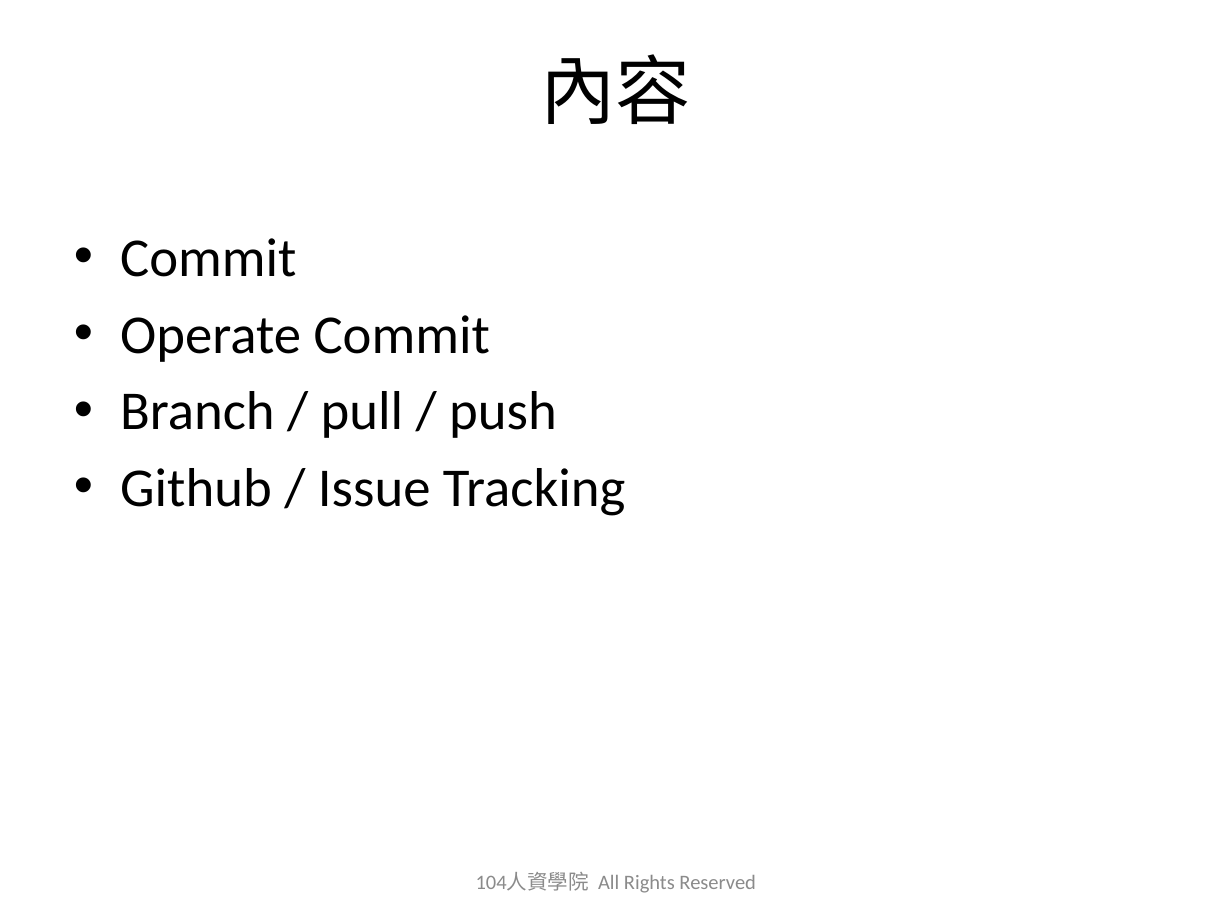
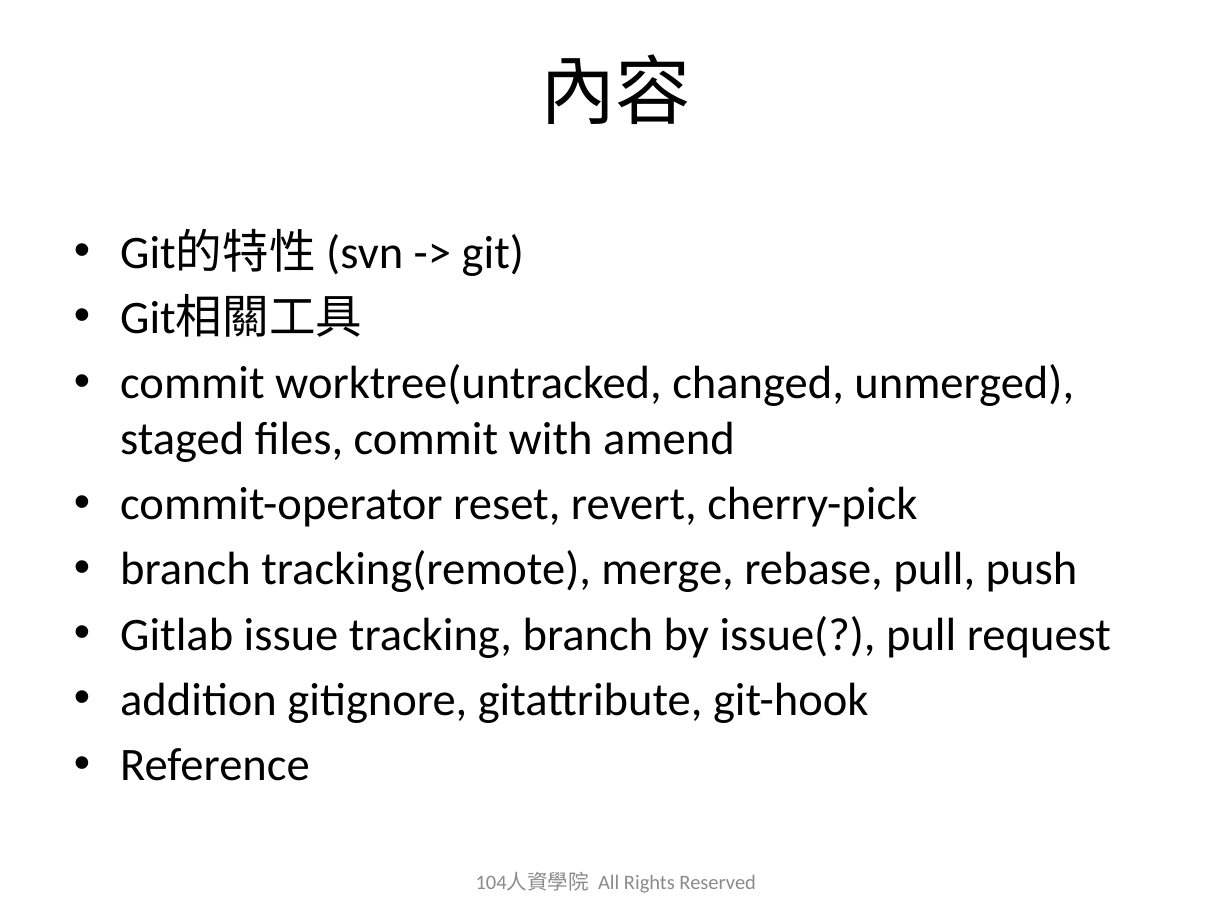
Before and after one commit to austinwang104/playGit, a slide deck: slide 2 of 2019_0627_Git_Share_HA.pptx. Drawn at 1232x924 pixels with LibreOffice and Linux fonts; fonts in the diff are those of the drawing; background and template pictures are left out. Boxes give left, top, right and bottom in pixels: in the first picture for what was removed or moved away, otherwise in the second. Text is boxed around its words. In the diff, an @@ line names an element or a change of style, - is before the commit and + after.

Commit message:
tools update gitlab

```diff
--- a/2019_0627_Git_Share_HA.pptx
+++ b/2019_0627_Git_Share_HA.pptx
@@ text at [120,229,1111,781]: text changed; size 32 to 27.2 pt @@
-• Commit
-• Operate Commit
-• Branch / pull / push
-• Github / Issue Tracking
+• Git的特性 (svn -> git)
+• Git相關工具
+• commit worktree(untracked, changed, unmerged), staged files, commit with amend
+• commit-operator reset, revert, cherry-pick
+• branch tracking(remote), merge, rebase, pull, push
+• Gitlab issue tracking, branch by issue(?), pull request
+• addition gitignore, gitattribute, git-hook
+• Reference
```
Also in this commit, not shown: 1 other file.
